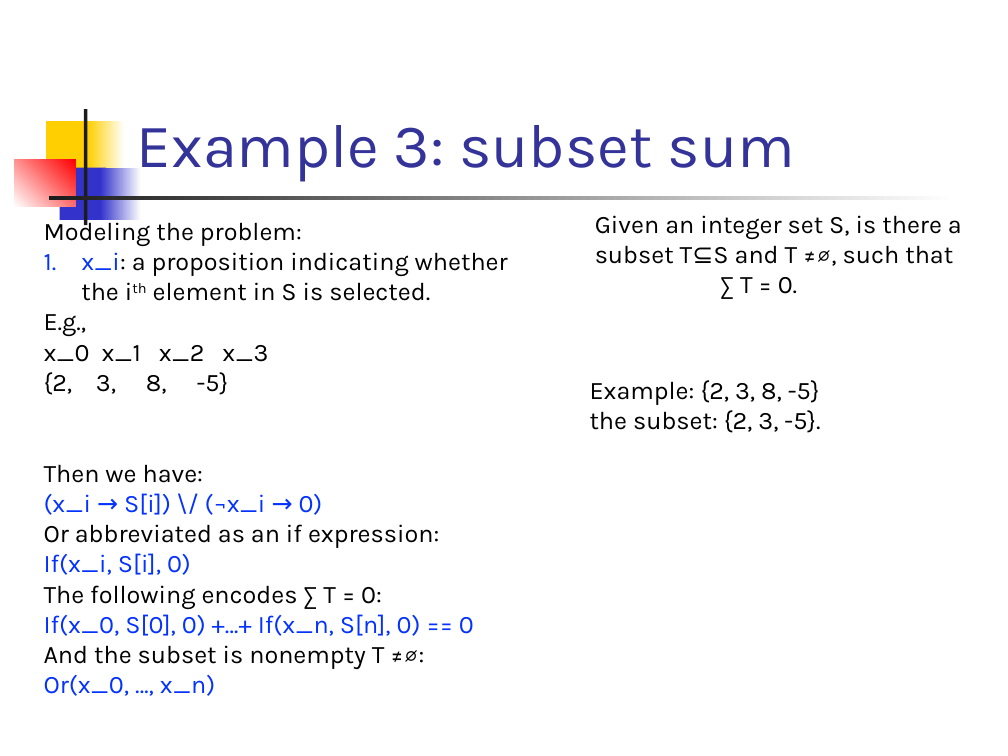
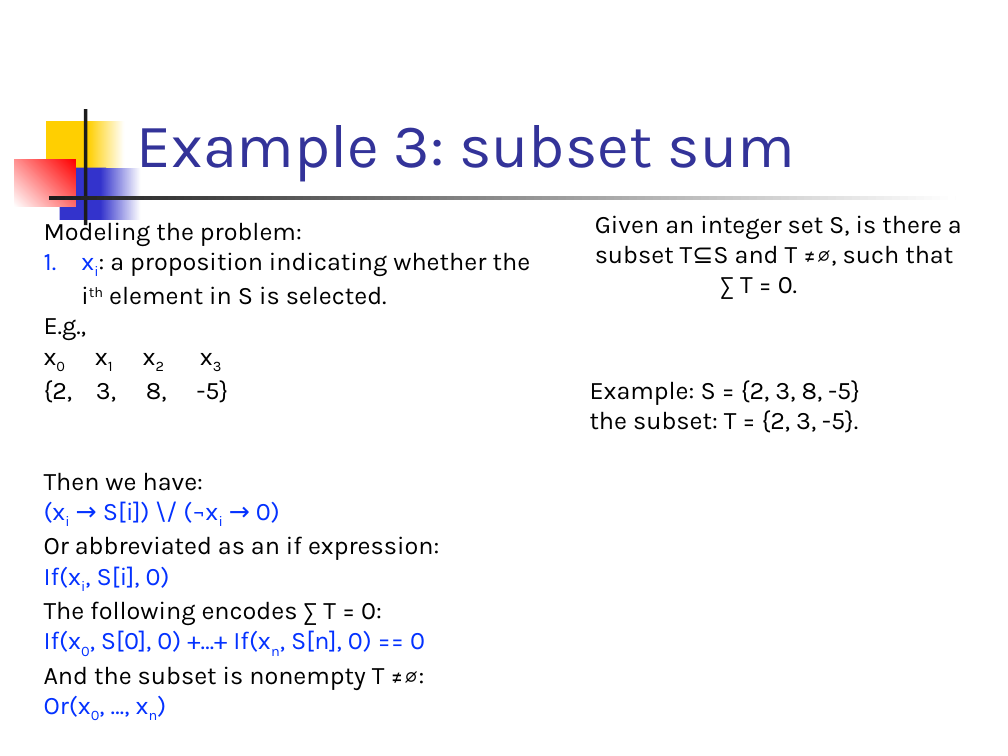
Before and after one commit to csslab-ustc/csslab-ustc.github.io, a slide deck: slide 34 of courses/theory/slides/lec07-sat.pptx. Drawn at 1008x756 pixels with LibreOffice and Linux fonts; fonts in the diff are those of the drawing. Boxes give left, top, right and bottom in pixels: in the first picture for what was removed or moved away, otherwise in the second. Text is boxed around its words. In the diff, an @@ line names an element or a change of style, - is before the commit and + after.

Commit message:
revised

```diff
--- a/courses/theory/slides/lec07-sat.pptx
+++ b/courses/theory/slides/lec07-sat.pptx
@@ text at <box>109,252,531,305</box>: text changed @@
-1. x_i: a proposition indicating whether the ith element in S is selected.
+1. xi: a proposition indicating whether the ith element in S is selected.
@@ text at <box>44,345,268,362</box>: text changed @@
-x_0 x_1 x_2 x_3
+x0 x1 x2 x3
@@ text at <box>590,380,860,433</box>: text changed @@
-Example: {2, 3, 8, -5}
-the subset: {2, 3, -5}.
+Example: S = {2, 3, 8, -5}
+the subset: T = {2, 3, -5}.
@@ text at <box>103,501,280,523</box>: text changed @@
-(x_i → S[i]) \/ (¬x_i → 0)
+(xi → S[i]) \/ (¬xi → 0)
@@ text at <box>44,566,170,588</box>: text changed @@
-If(x_i, S[i], 0)
+If(xi, S[i], 0)
@@ text at <box>44,630,425,652</box>: text changed @@
-If(x_0, S[0], 0) +…+ If(x_n, S[n], 0) == 0
+If(x0, S[0], 0) +…+ If(xn, S[n], 0) == 0
@@ text at <box>44,696,91,717</box>: text changed @@
-Or(x_0, …, x_n)
+Or(x0, …, xn)
```
Also in this commit, not shown: 13 other slides changed.
